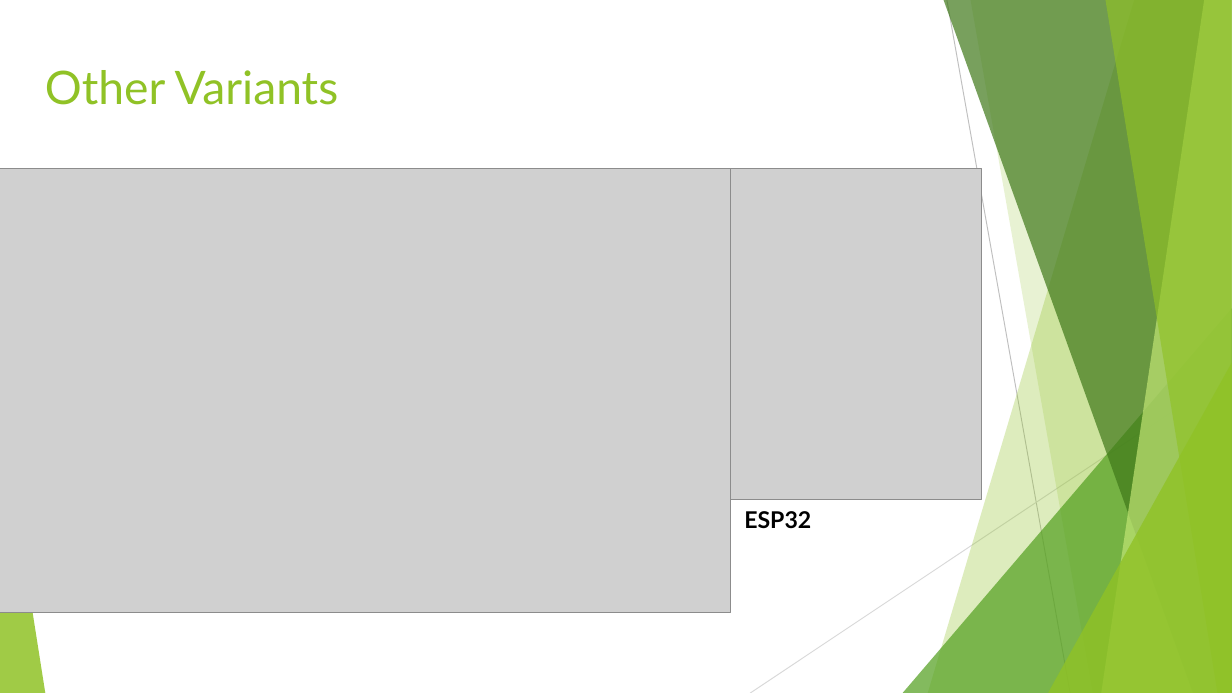
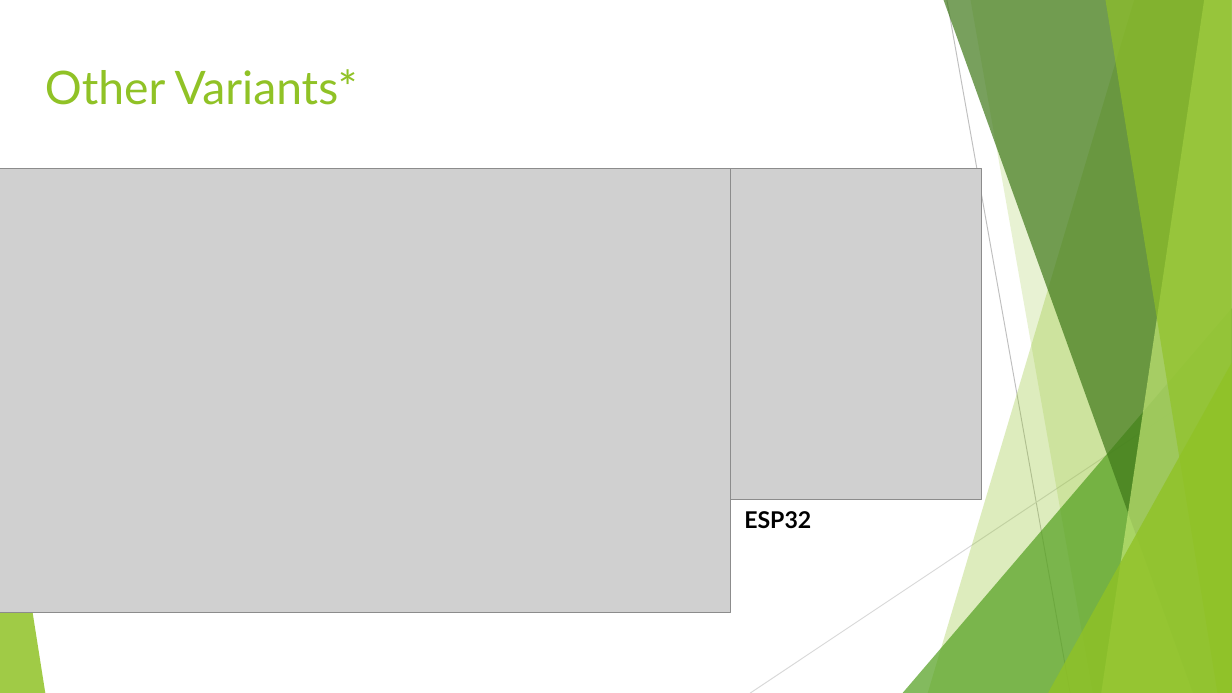
Before and after one commit to vikasyadavnsit/vikasyadavnsit.github.io, a slide deck: slide 11 of Internet of Things.pptx (slide 3 before the commit). Drawn at 1232x693 pixels with LibreOffice and Linux fonts; fonts in the diff are those of the drawing; grey boxes stand for pictures. Boxes give left, top, right and bottom in pixels: in the first picture for what was removed or moved away, otherwise in the second. Text is boxed around its words. In the diff, an @@ line names an element or a change of style, - is before the commit and + after.

```diff
--- a/Internet of Things.pptx
+++ b/Internet of Things.pptx
@@ title at box(45, 69, 358, 105): text changed @@
-Other Variants
+Other Variants*
```
Also in this commit, not shown: 3 other slides changed, 16 slides added.
